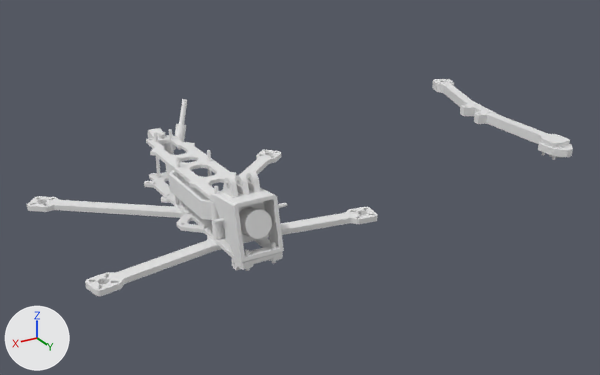
The Blender file src/prints.blend: old version first, new version second.
Rendered twice from a 50 mm lens placed at (167.6, 372.1, 179.9), pointed at (-65.0, -15.7, -14.0). The axes (+X, +Y, +Z) are drawn at lower left. The lights are the same throughout.

The scene before the commit, as lines of its bpy script (objects in view):
```python
me_cube_010 = bpy.data.meshes.new('Cube.010')
me_cube_010.from_pydata(...)  # 209 vertices, 153 faces; spans x -9.5..9.5, y -12.5..6.5, z -5.5..14.5
me_cube_028 = bpy.data.meshes.new('Cube.028')
me_cube_028.from_pydata(...)  # 599 vertices, 314 faces; spans x -7.5..7.5, y -1.9..9.9, z 2.0..11.3
me_cylinder_006 = bpy.data.meshes.new('Cylinder.006')
me_cylinder_006.from_pydata(...)  # 352 vertices, 192 faces; spans x 6.0..15.8, y -15.0..48.1, z -8.8..11.0
ob_additionalcameramount_m3 = bpy.data.objects.new('AdditionalCameraMount.M3', me_cube_028)
ob_additionalcameramount_m3.parent = ob_cameramount_19mm
ob_additionalcameramount_m3.matrix_parent_inverse = Matrix(((1.0, 0.0, 0.0, -45.26), (0.0, 1.0, 0.0, 0.0), (0.0, 0.0, 1.0, 0.961), (0.0, 0.0, 0.0, 1.0)))
ob_additionalcameramount_m3.location = (43.59, 0.0, 12.67)
ob_additionalcameramount_m3.rotation_euler = (-0.0933, 0.0, 1.571)  # degrees (-5.3, 0, 90)
ob_armor = bpy.data.objects.new('Armor', me_cylinder_006)
ob_armor.location = (0.0, -17.5, 0.0)
_m = ob_armor.modifiers.new('Mirror', 'MIRROR')
_m.use_axis = (False, False, False)
_m = ob_armor.modifiers.new('Boolean', 'BOOLEAN')
_m.object = ob_armorcut
_m.solver = 'FLOAT'
_m = ob_armor.modifiers.new('Boolean.001', 'BOOLEAN')
ob_camera_19mm = bpy.data.objects.new('Camera.19mm', me_cube_010)
ob_camera_19mm.location = (0.0, 39.8, 6.3)
ob_camera_19mm.rotation_euler = (1.309, 0.0, 3.142)  # degrees (75, 0, 180)
# also in view: 'bottom_plate' at (0.0, -5.8, -10.0); 'top_plate' at (0.0, -19.8, 12.2); 'arms' at (0.0, -15.1, -12.5); 'CameraMount.19mm' at (0.0, 41.4, 5.2); 'arms.001' at (-225.1, -27.1, 3.1)
```
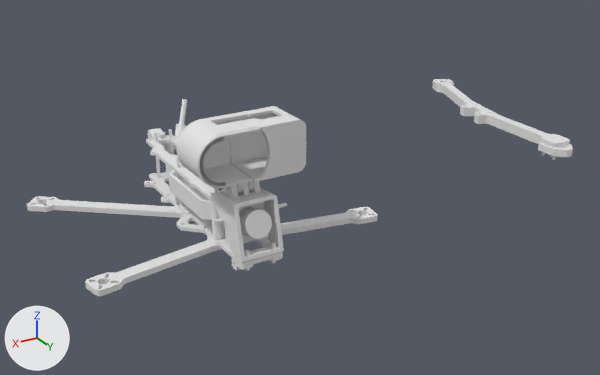
Pixel boxes (x1, y1, x2, y2) of what changed, in the pictures (600 x 375 px):
'HawkeyeThumb2Mount', added
    after: (176, 106, 306, 193)

Edits to the bpy script that builds the scene:
```text
Add me_2__转5mm:
    me_2__转5mm.from_pydata(...)  # 5275 vertices, 9820 faces; spans x -28.8..28.1, y -11.9..13.1, z -4.4..31.8
Add ob_hawkeyethumb2mount:
    ob_hawkeyethumb2mount = bpy.data.objects.new('HawkeyeThumb2Mount', me_2__转5mm)
    ob_hawkeyethumb2mount.location = (0.0, 37.5, 22.2)
```
